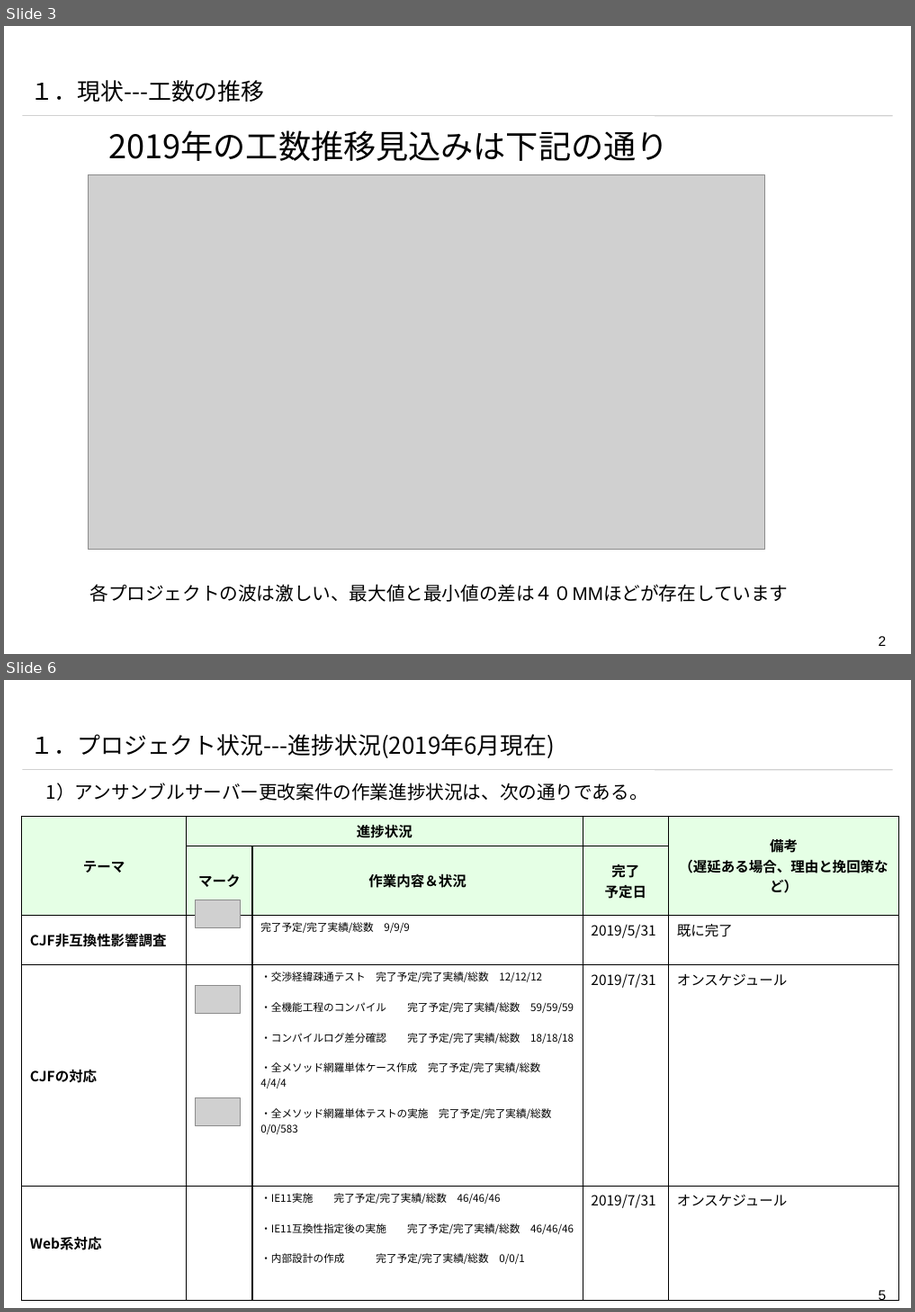
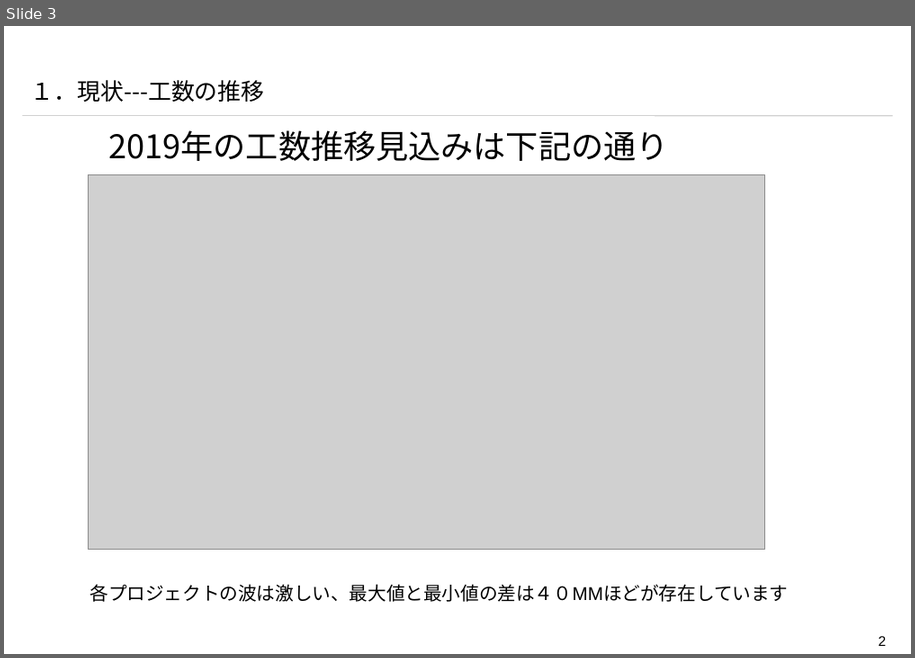
Before and after one commit to yjm821/blog, a slide deck: 【海隆信技開発一部】損保グループ課題の考え.pptx. Shown one above the other, each under a label of ours: slides 3 and 6 before the commit, slide 3 after it; the slides between them are not shown. The pictures are 915x1312 and 915x658 pixels, drawn with LibreOffice and Linux fonts; fonts in the diff are those of the drawing; grey boxes stand for pictures; background and template pictures are left out. Boxes give left, top, right and bottom in pixels: in the first picture for what was removed or moved away, otherwise in the second. Text is boxed around its words. In the diff, an @@ line names an element or a change of style, - is before the commit and + after.

```diff
--- a/【海隆信技開発一部】損保グループ課題の考え.pptx
+++ b/【海隆信技開発一部】損保グループ課題の考え.pptx
@@ slide 6 removed at [4,680,911,1308], background #FFFFFF; not listed: 2 template elements that a slide beside it also shows @@
@@ text removed at [31,734,555,758] @@
-１．プロジェクト状況---進捗状況(2019年6月現在)
@@ text removed at [46,783,648,801] @@
-1）アンサンブルサーバー更改案件の作業進捗状況は、次の通りである。
@@ table removed at [22,816,900,1268], 5 rows, 5 columns @@
-テーマ | 進捗状況 |  |  | 備考 / （遅延ある場合、理由と挽回策など）
- | マーク | 作業内容＆状況 | 完了 / 予定日 | 
-CJF非互換性影響調査 |  | 完了予定/完了実績/総数 9/9/9 | 2019/5/31 | 既に完了
-CJFの対応 |  | ・交渉経緯疎通テスト 完了予定/完了実績/総数 12/12/12 / ・全機能工程のコンパイル 完了予定/完了実績/総数 59/59/59 / ・コンパイルログ差分確認 完了予定/完了実績/総数 18/18/18 / ・全メソッド網羅単体ケース作成 完了予定/完了実績/総数 4/4/4 / ・全メソッド網羅単体テストの実施 完了予定/完了実績/総数 0/0/583 | 2019/7/31 | オンスケジュール
-Web系対応 |  | ・IE11実施 完了予定/完了実績/総数 46/46/46 / ・IE11互換性指定後の実施 完了予定/完了実績/総数 46/46/46 / ・内部設計の作成 完了予定/完了実績/総数 0/0/1 | 2019/7/31 | オンスケジュール
@@ picture removed at [196,900,240,928] @@
@@ picture removed at [196,986,240,1013] @@
@@ picture removed at [196,1098,240,1126] @@
```
Also in this commit, not shown: 3 slides changed, 1 slide added, 3 other slides removed.
